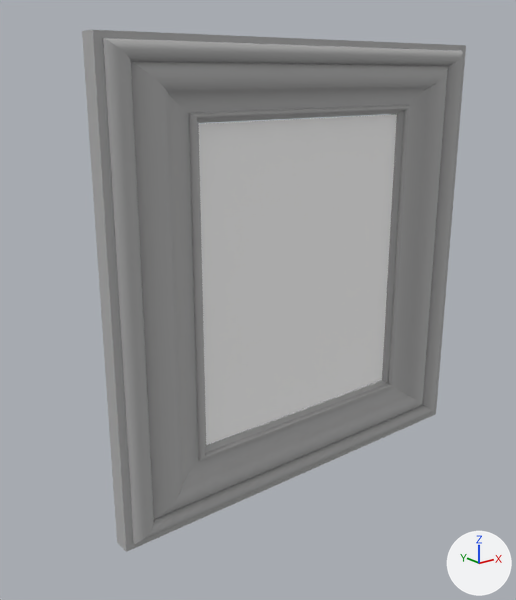
An edit to the OBJ model Museum/models/Frame-1.obj, drawn before and after from the same camera.
Before and after are seen from a 50 mm lens placed at (-2.65, -2.85, 1.07), pointed at (-0.24, 0.18, -0.14). The axes (+X, +Y, +Z) are drawn at lower right. The lights are the same throughout. Where no turn or scale is listed for an object, it has been applied to the vertices.

Objects in the first picture: 'nFrame_Object.1'.
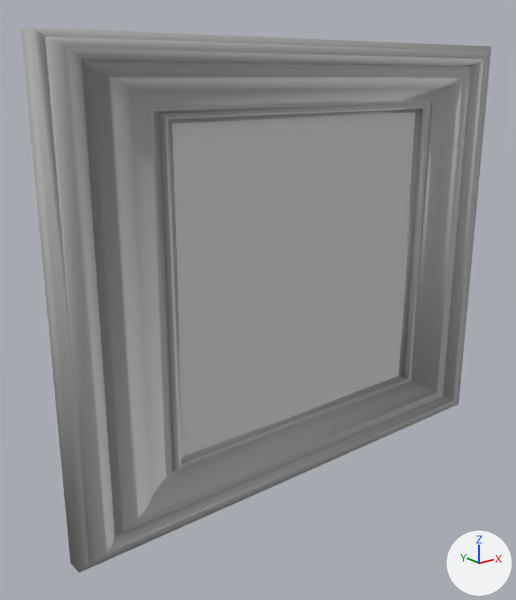
Where the change shows, as pixel boxes (x1, y1, x2, y2) in the pictures (516 x 600 px; the box of a moved part takes in the faces that stretch with it):
'nFrame_Object.1', reshaped (22% wider): before (82, 30, 466, 552); after (21, 27, 491, 573)
part 1 of me_nframe_object_1, moved or reshaped: before (82, 30, 466, 552); after (21, 27, 491, 573)
part 2 of me_nframe_object_1, moved or reshaped: before (198, 114, 397, 445); after (172, 112, 415, 456)

What the commit changed:
Material 'frame_plane_mtl' (mat_frame_plane_mtl) changes colour from white #ffffff to light grey #d1d1d1; in linear values from (1.0, 1.0, 1.0) to (0.64, 0.64, 0.64).
me_nframe_object_1 is used by ob_nframe_object_1; location (0.0, 0.0, 0.0).
me_nframe_object_1 had 670 vertices, 1331 faces and spanned x -1.24..1.26, y -0.04..0.1, z -1.25..1.25.
me_nframe_object_1 now has 670 vertices, 1330 faces and spans x -1.5..1.53, y -0.04..0.1, z -1.25..1.25.
me_nframe_object_1 part 1: the loose piece of 666 vertices spanning x -1.24..1.26, y -0.04..0.1, z -1.25..1.25 is scaled about its middle by (1.21, 1, 1).
Part 2, on me_nframe_object_1:
Vertex 0 of me_nframe_object_1 moves from (-0.76, 0.06, -0.86) to (-0.84, 0.05, -0.86) at pixel (183, 456).
Vertex 1 of me_nframe_object_1 moves from (-0.76, 0.06, 0.85) to (-0.84, 0.05, 0.86) at pixel (172, 123).
Vertex 2 of me_nframe_object_1 moves from (0.78, 0.06, -0.86) to (0.88, 0.05, -0.86) at pixel (398, 375).
Vertex 3 of me_nframe_object_1 moves from (0.78, 0.06, 0.85) to (0.88, 0.05, 0.86) at pixel (415, 112).
me_nframe_object_1 part 3: the surface is now shaded smooth.
